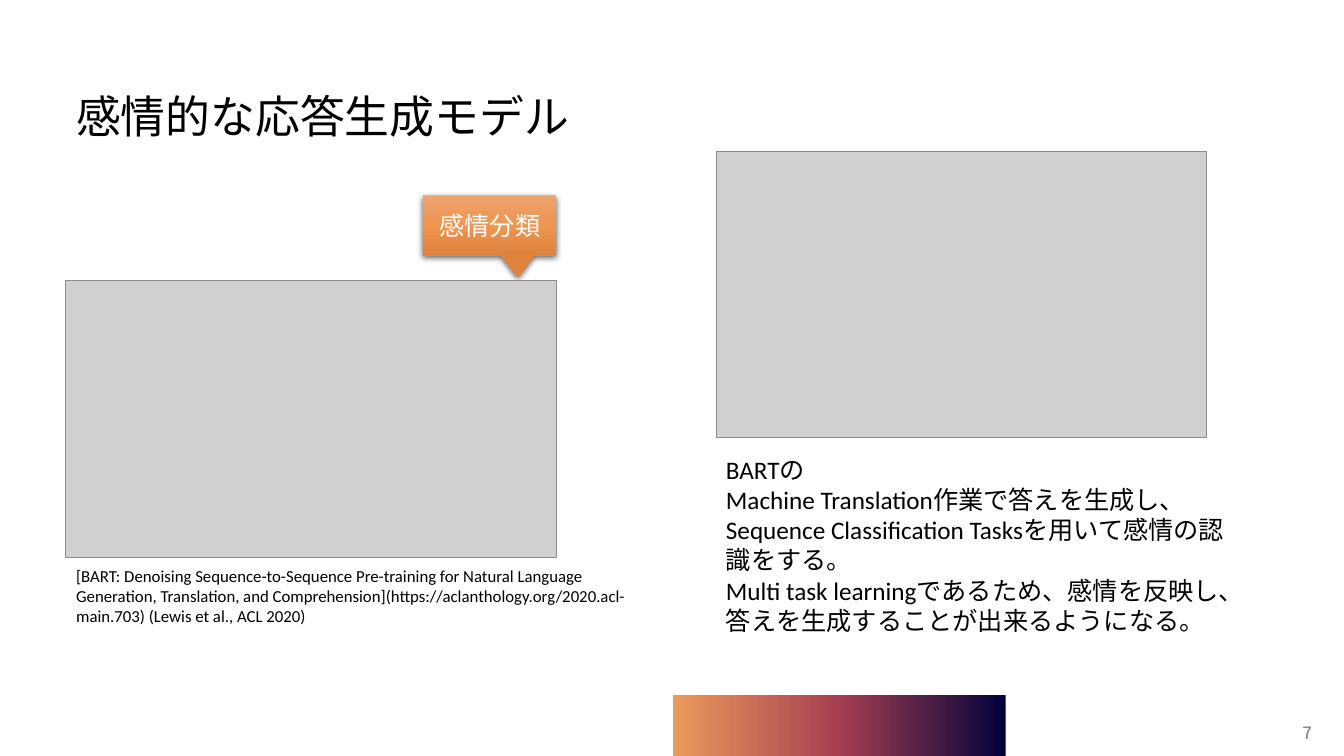
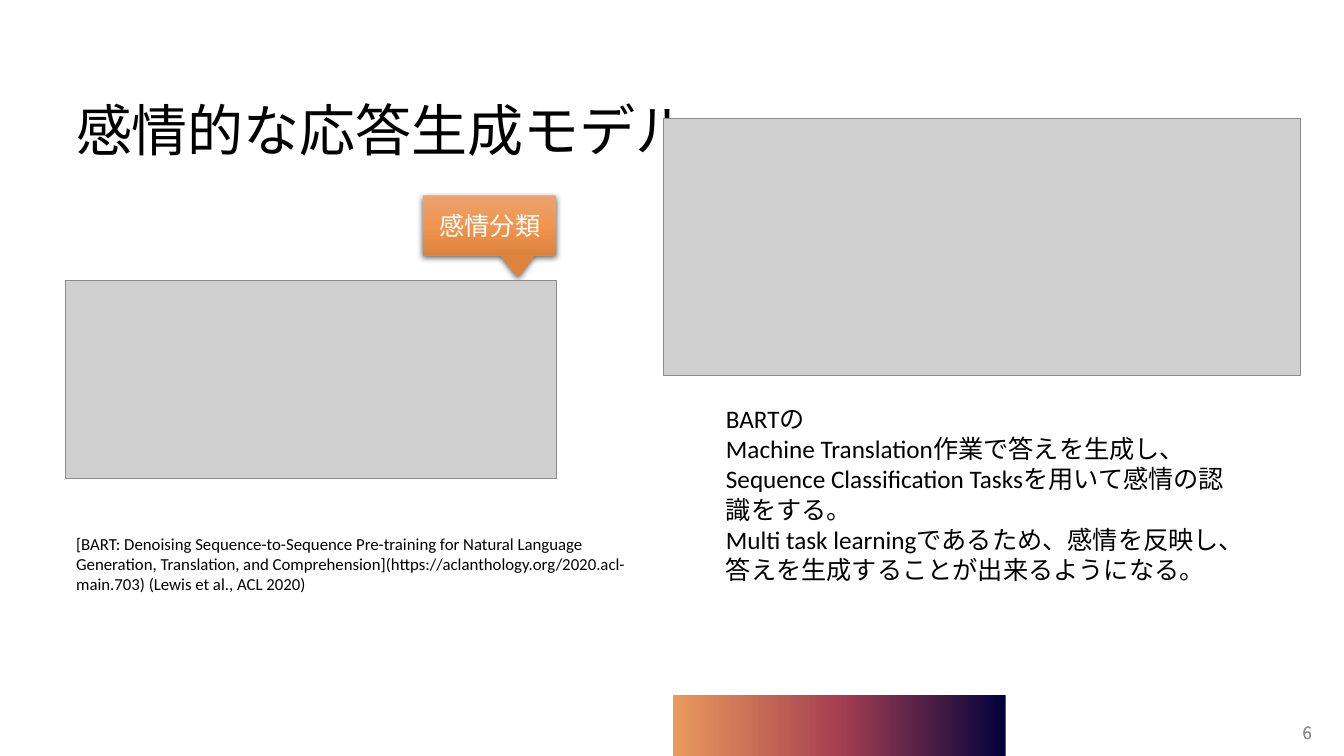
Before and after one commit to Sion1225/Study-Deeplearning-NLP, a slide deck: slide 6 of Presentation/感情認識に基づく対話システム.pptx (slide 7 before the commit). Drawn at 1344x756 pixels with LibreOffice and Linux fonts; fonts in the diff are those of the drawing; grey boxes stand for pictures. Boxes give left, top, right and bottom in pixels: in the first picture for what was removed or moved away, otherwise in the second. Text is boxed around its words. In the diff, an @@ line names an element or a change of style, - is before the commit and + after.

```diff
--- a/Presentation/感情認識に基づく対話システム.pptx
+++ b/Presentation/感情認識に基づく対話システム.pptx
@@ title "感情的な応答生成モデル" at [76, 103, 691, 165]: size 32 to 40 pt @@
@@ picture: place and size @@
-picture at [716, 151, 1207, 438]
+picture at [664, 119, 1302, 376]
@@ picture: place and size @@
-picture at [66, 280, 557, 559]
+picture at [66, 280, 557, 478]
@@ text "BARTの": place and size @@
-text "BARTの" at [726, 461, 1244, 632]
+text "BARTの" at [726, 410, 1244, 581]
@@ text "[BART: Denoising Sequence-to-Sequence Pre-training for ...": place and size @@
-text "[BART: Denoising Sequence-to-Sequence Pre-training for ..." at [76, 570, 625, 624]
+text "[BART: Denoising Sequence-to-Sequence Pre-training for ..." at [76, 538, 625, 592]
@@ page number at [1273, 713, 1323, 753]: text changed @@
-7
+6
@@ page number at [1303, 726, 1312, 739]: text changed @@
-7
+6
```
Also in this commit, not shown: 4 other slides changed, 3 slides added, 2 slides removed.
